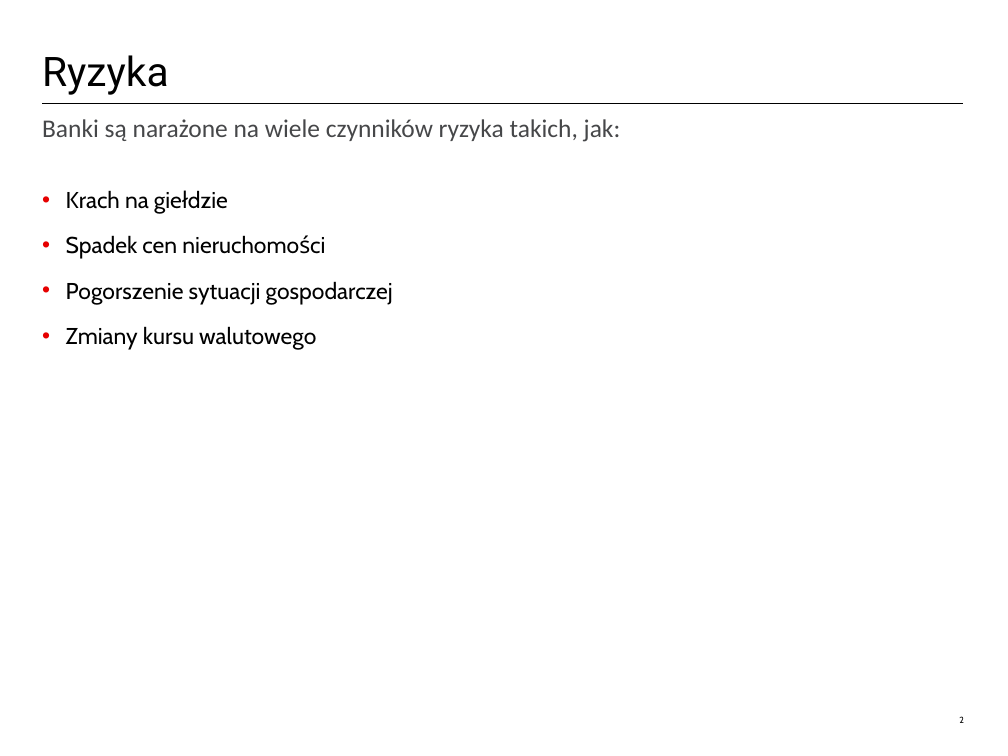
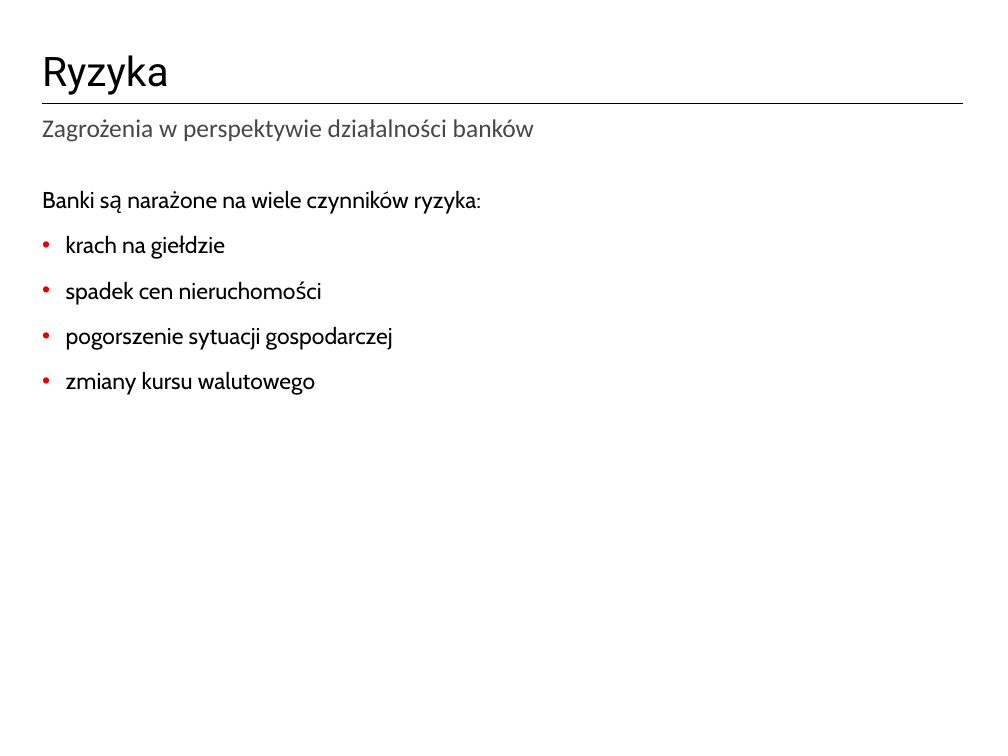
Before and after one commit to AdamWrobel/R_users_meetups, a slide deck: slide 4 of Why_R_2017/Agregacja_ryzyka_kopule_UBS.pptx (slide 3 before the commit). Drawn at 1008x756 pixels with LibreOffice and Linux fonts; fonts in the diff are those of the drawing; background and template pictures are left out. Boxes give left, top, right and bottom in pixels: in the first picture for what was removed or moved away, otherwise in the second. Text is boxed around its words. In the diff, an @@ line names an element or a change of style, - is before the commit and + after.

```diff
--- a/Why_R_2017/Agregacja_ryzyka_kopule_UBS.pptx
+++ b/Why_R_2017/Agregacja_ryzyka_kopule_UBS.pptx
@@ text at (x1=42, y1=119, x2=534, y2=142): text changed @@
-Banki są narażone na wiele czynników ryzyka takich, jak:
+Zagrożenia w perspektywie działalności banków
@@ text at (x1=42, y1=190, x2=481, y2=395): text changed @@
-• Krach na giełdzie
-• Spadek cen nieruchomości
-• Pogorszenie sytuacji gospodarczej
-• Zmiany kursu walutowego
+Banki są narażone na wiele czynników ryzyka:
+• krach na giełdzie
+• spadek cen nieruchomości
+• pogorszenie sytuacji gospodarczej
+• zmiany kursu walutowego
@@ page number removed at (x1=959, y1=716, x2=964, y2=723) @@
-2
```
Also in this commit, not shown: 12 other slides changed, 9 slides added, 3 slides removed.
